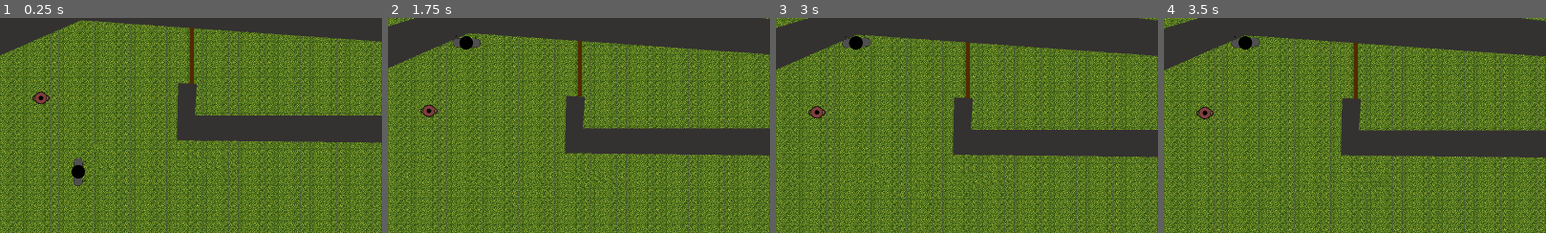
Above: before the commit, frames 1-4 (left to right).
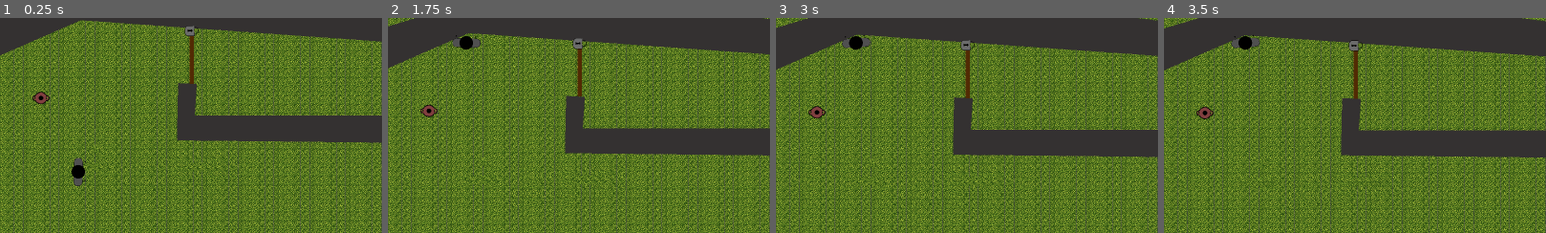
Above: after the commit, the same moments.

Repository: SymmetryUnbroken/wizard-game
Game: Godot game, scene res://scenes/Level.tscn
Same seed, same stepped clock (60 frames per second), same inputs: the game is played once before the commit and once after it.
Inputs (mouse positions are % of the whole screen's width and height, from its top left):
- Up to frame 1 (0.25 s): no input
- Up to frame 2 (1.75 s): tap Enter at 0.5 s; move the mouse to (55, 50) at 0.52 s; hold Up (move_forward) from 0.53 s (still down); tap R (lock_on) at 0.6 s; tap Space (ui_select) at 0.77, 1.52 s; move the mouse to (45, 50) at 1.27 s; tap Tab (next_spell) at 1.35 s
- Up to frame 3 (3 s): keep holding Up (move_forward); tap Space (ui_select) at 2 s; move the mouse to (52, 48) at 2.02 s; press the mouse at (52, 48) at 2.03 s; tap Enter at 2.75 s; move the mouse to (49, 52) at 2.77 s; release the mouse at (49, 52) at 2.78 s; tap Shift at 2.85 s
- Up to frame 4 (3.5 s): keep holding Up (move_forward); tap Space (ui_select) at 3.02 s
The pictures show only the part of the screen within x 40-90%, y 14-64%; the shares and areas given below are measured in that part.

The runs differ from the first frame. In frame 1, 0.1% of the frame differs, in the area x 48-52%, y 3-9%; in frame 2, 0.1%, in the area x 48-52%, y 9-15%; in frame 3, 0.1%; in frame 4, 0.1%.

Commit message:
lock the door

Diff:
--- a/scenes/Fountain.tscn
+++ b/scenes/Fountain.tscn
@@ -2,7 +2,7 @@
 
 [ext_resource type="Texture2D" uid="uid://x756f7werdcx" path="res://assets/sprites/Fountain.png" id="1_mfe11"]
 
-[node name="Fountain" type="StaticBody2D"]
+[node name="Fountain" type="CharacterBody2D"]
 
 [node name="Sprite2D" type="Sprite2D" parent="."]
 position = Vector2(0, 4.76837e-07)
--- a/scenes/door.tscn
+++ b/scenes/door.tscn
@@ -1,6 +1,7 @@
-[gd_scene load_steps=2 format=3 uid="uid://b0fj1idiotx0n"]
+[gd_scene load_steps=3 format=3 uid="uid://b0fj1idiotx0n"]
 
 [ext_resource type="Script" path="res://scripts/door.gd" id="1_ovktp"]
+[ext_resource type="PackedScene" uid="uid://dxrpaj6w7f2vu" path="res://scenes/chained_component.tscn" id="2_hvrkt"]
 
 [node name="Door" type="CharacterBody2D"]
 script = ExtResource("1_ovktp")
@@ -11,3 +12,5 @@
 [node name="Polygon2D" type="Polygon2D" parent="."]
 color = Color(0.32549, 0.172549, 0.0156863, 1)
 polygon = PackedVector2Array(-17, 13, -17, -14, 356, -14, 356, 14)
+
+[node name="ChainedComponent" parent="." instance=ExtResource("2_hvrkt")]
--- a/scenes/key.tscn
+++ b/scenes/key.tscn
@@ -3,7 +3,7 @@
 [ext_resource type="Script" path="res://scripts/key.gd" id="1_dnebg"]
 [ext_resource type="Texture2D" uid="uid://yi18v1fgcgk3" path="res://assets/sprites/key.png" id="1_rtsa1"]
 
-[node name="Key" type="RigidBody2D"]
+[node name="Key" type="CharacterBody2D"]
 script = ExtResource("1_dnebg")
 
 [node name="Sprite2D" type="Sprite2D" parent="."]
--- a/scenes/pot.tscn
+++ b/scenes/pot.tscn
@@ -3,7 +3,7 @@
 [ext_resource type="Script" path="res://scripts/pot.gd" id="1_khag4"]
 [ext_resource type="Texture2D" uid="uid://dbhe0oy42p1i0" path="res://assets/sprites/Pot.png" id="1_qngoo"]
 
-[node name="Pot" type="RigidBody2D"]
+[node name="Pot" type="CharacterBody2D"]
 collision_layer = 3
 collision_mask = 3
 script = ExtResource("1_khag4")
--- a/scripts/Character.gd
+++ b/scripts/Character.gd
@@ -140,21 +140,3 @@
 #				lock_on = true
 #
 #
-#func destroy_carried():
-#	if carried:
-#		carried.queue_free()
-#		carried = null
-#		$CollisionPolygon2D.queue_free()
-#		$Sprite2D.queue_free()
-#
-#func process_special_collisions():
-#	if last_collision:
-#		if carried is Key:
-#			var lock = last_collision.get_collider().get_node_or_null("ChainedComponent")
-#			if lock:
-#				lock.queue_free()
-#				destroy_carried()
-#		last_collision = null
-#
-#func _physics_process(delta):
-#	process_special_collisions()
--- a/scripts/components/player_controlled_behaviour_component.gd
+++ b/scripts/components/player_controlled_behaviour_component.gd
@@ -39,7 +39,24 @@
 		if is_instance_valid(target):
 			rotation = (target.position - position).angle()
 
+func destroy_carried():
+	if parent.carried:
+		parent.carried.queue_free()
+		parent.carried = null
+		parent.get_node("CollisionPolygon2D").queue_free()
+		parent.get_node("Sprite2D").queue_free()
+#
+func process_special_collisions():
+	if last_collision:
+		if parent.carried is Key:
+			var lock = last_collision.get_collider().get_node_or_null("ChainedComponent")
+			if lock:
+				lock.queue_free()
+				destroy_carried()
+		last_collision = null
+
 func _physics_process(delta):
 	if parent:
 		_set_velocity(delta)
 		_set_position(delta)
+		process_special_collisions()
--- a/scripts/key.gd
+++ b/scripts/key.gd
@@ -1,4 +1,4 @@
-extends RigidBody2D
+extends Entity
 
 class_name Key
 var pickable = true
--- a/scripts/lock.gd
+++ b/scripts/lock.gd
@@ -1,7 +1,8 @@
-extends Node2D
+extends Component
 
 func _ready():
-	await get_parent().ready
+	if not get_parent():
+		await get_parent().ready
 	if get_parent() and "interactable" in get_parent():
 		get_parent().interactable = false
 
--- a/scripts/pot.gd
+++ b/scripts/pot.gd
@@ -1,3 +1,3 @@
-extends RigidBody2D
+extends Entity
 
 var pickable = true
